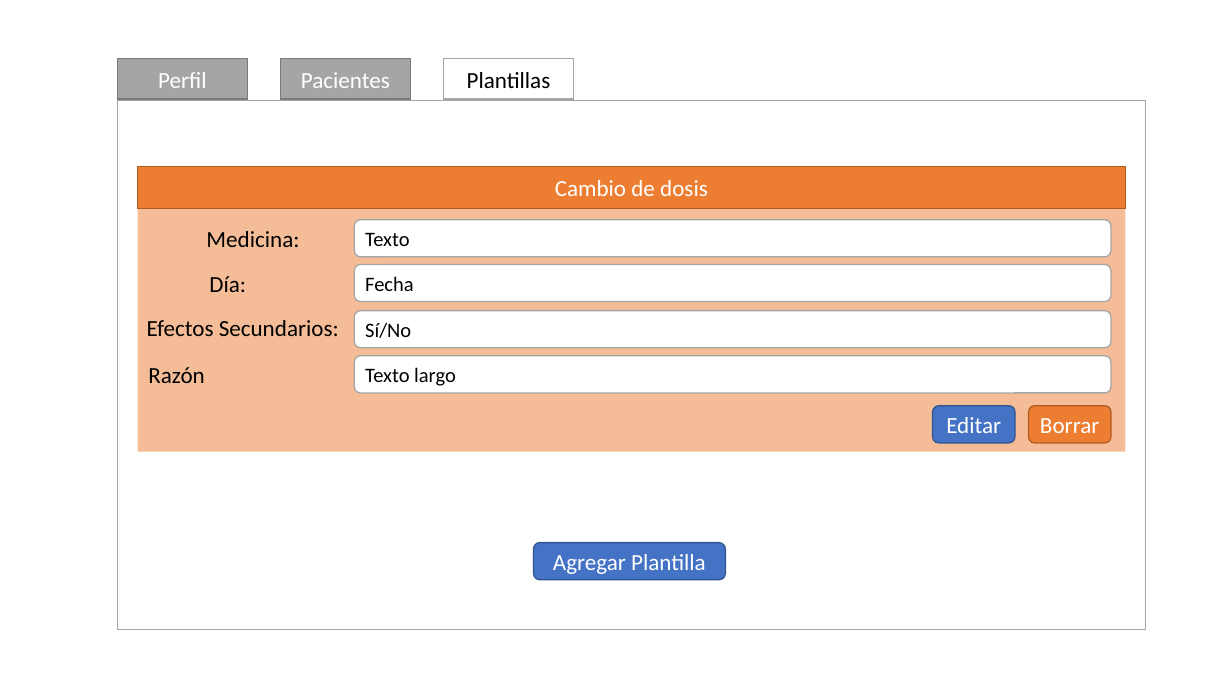
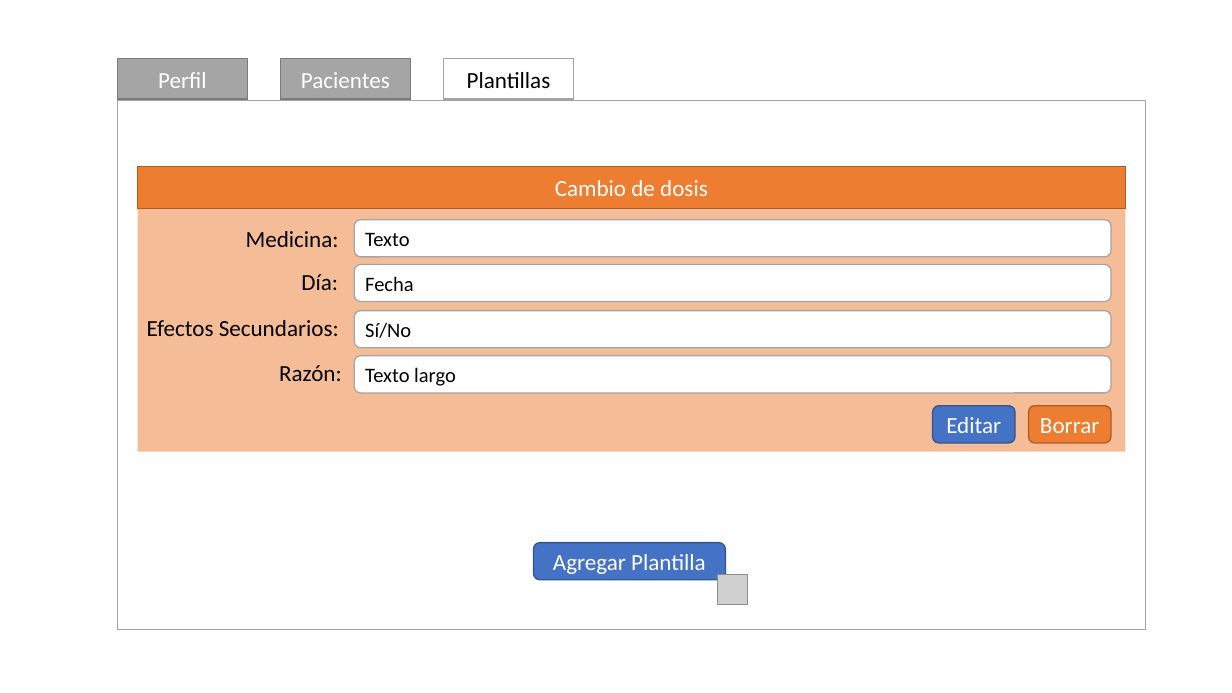
Before and after one commit to the-other-mariana/pm, a slide deck: slide 12 of PM1/eng/MVP.pptx (slide 11 before the commit). Drawn at 1232x693 pixels with LibreOffice and Linux fonts; fonts in the diff are those of the drawing; grey boxes stand for pictures. Boxes give left, top, right and bottom in pixels: in the first picture for what was removed or moved away, otherwise in the second. Text is boxed around its words. In the diff, an @@ line names an element or a change of style, - is before the commit and + after.

```diff
--- a/PM1/eng/MVP.pptx
+++ b/PM1/eng/MVP.pptx
@@ text "Medicina:": place and size @@
-text "Medicina:" at (206,231,299,247)
+text "Medicina:" at (246,231,339,247)
@@ text "Día:": place and size @@
-text "Día:" at (209,276,246,292)
+text "Día:" at (301,274,338,290)
@@ text at (279,365,342,381): text changed @@
-Razón
+Razón:
@@ picture added at (718,575,749,605) @@
```
Also in this commit, not shown: 10 other slides changed, 5 slides added.
